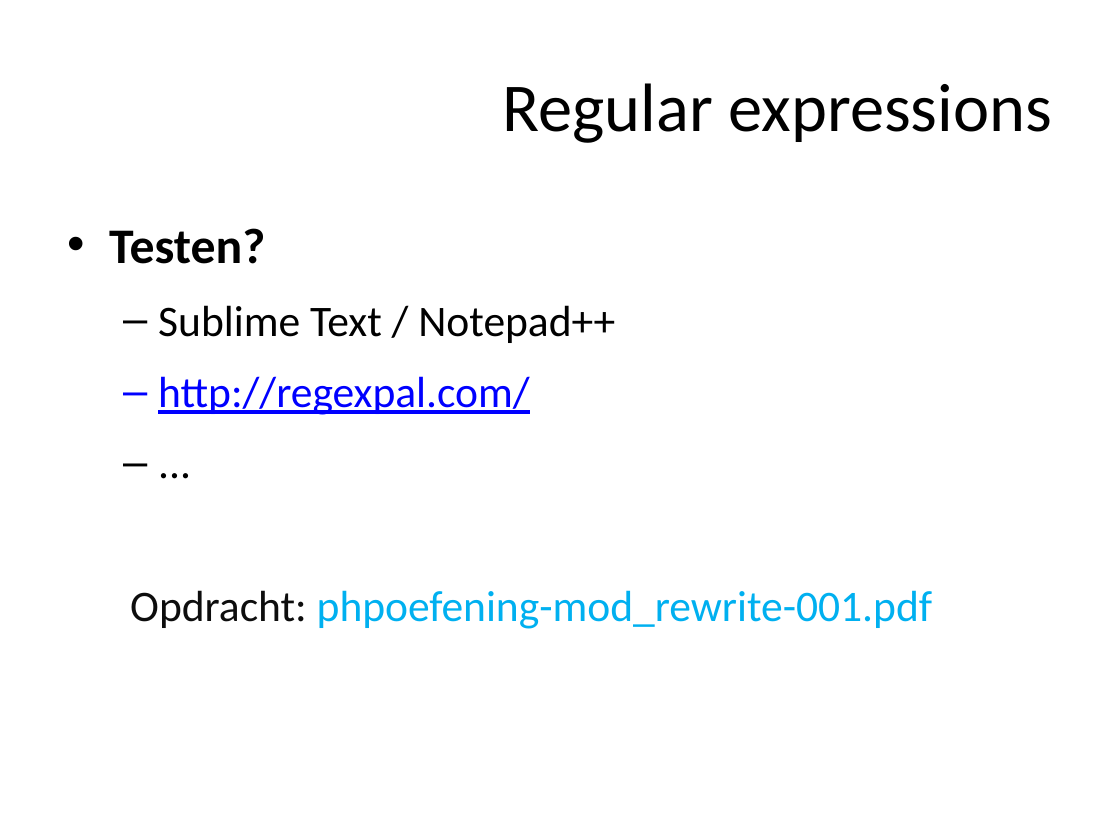
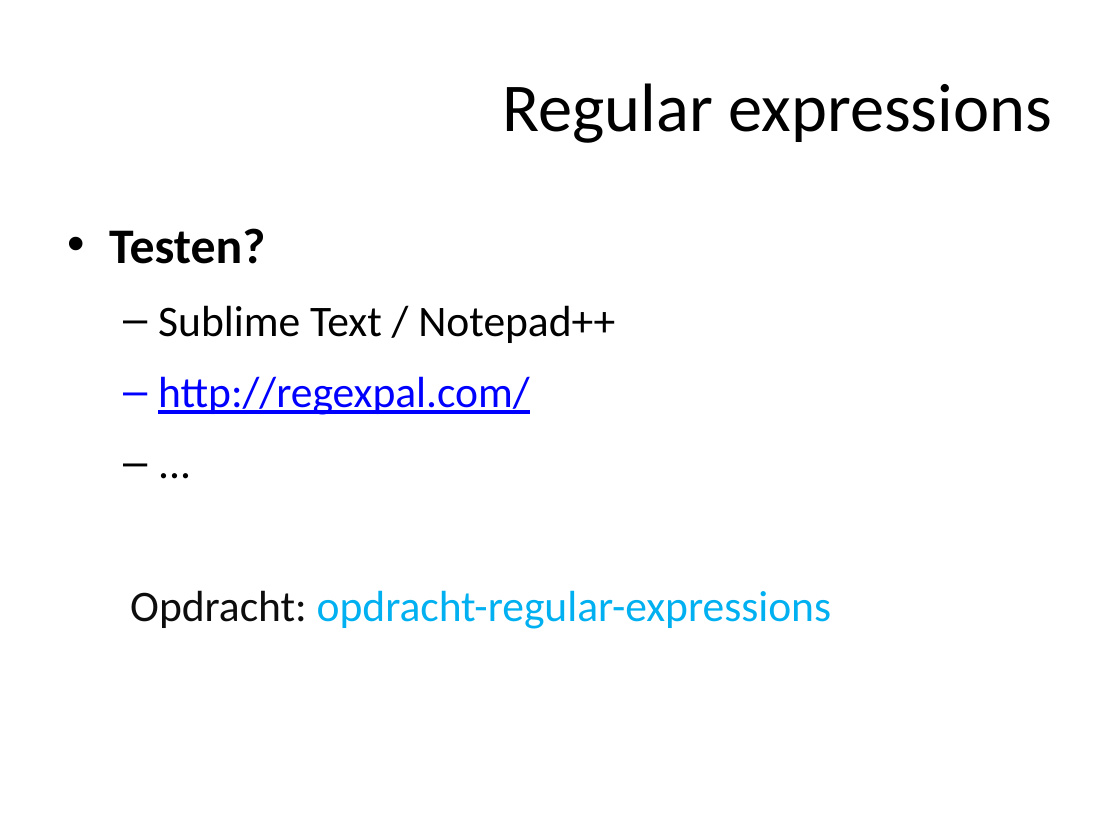
Before and after one commit to ajkea/web-backend-1, a slide deck: slide 199 of public/cursus/web-backend-cursus.pptx. Drawn at 1120x840 pixels with LibreOffice and Linux fonts; fonts in the diff are those of the drawing. Boxes give left, top, right and bottom in pixels: in the first picture for what was removed or moved away, otherwise in the second. Text is boxed around its words. In the diff, an @@ line names an element or a change of style, - is before the commit and + after.

Commit message:
add regular expressions opdracht

```diff
--- a/public/cursus/web-backend-cursus.pptx
+++ b/public/cursus/web-backend-cursus.pptx
@@ text at (130, 590, 831, 629): text changed @@
-  Opdracht: phpoefening-mod_rewrite-001.pdf
+  Opdracht: opdracht-regular-expressions
```
Also in this commit, not shown: 3 other files.
